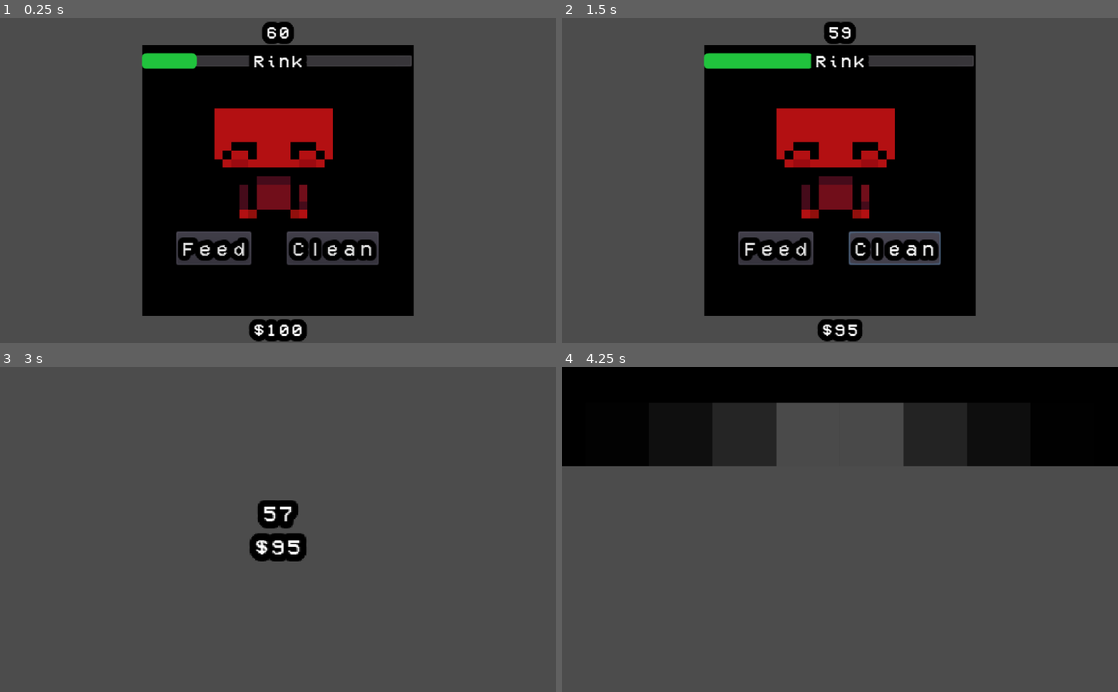
Above: before the commit, frames 1-4 (two rows, left to right).
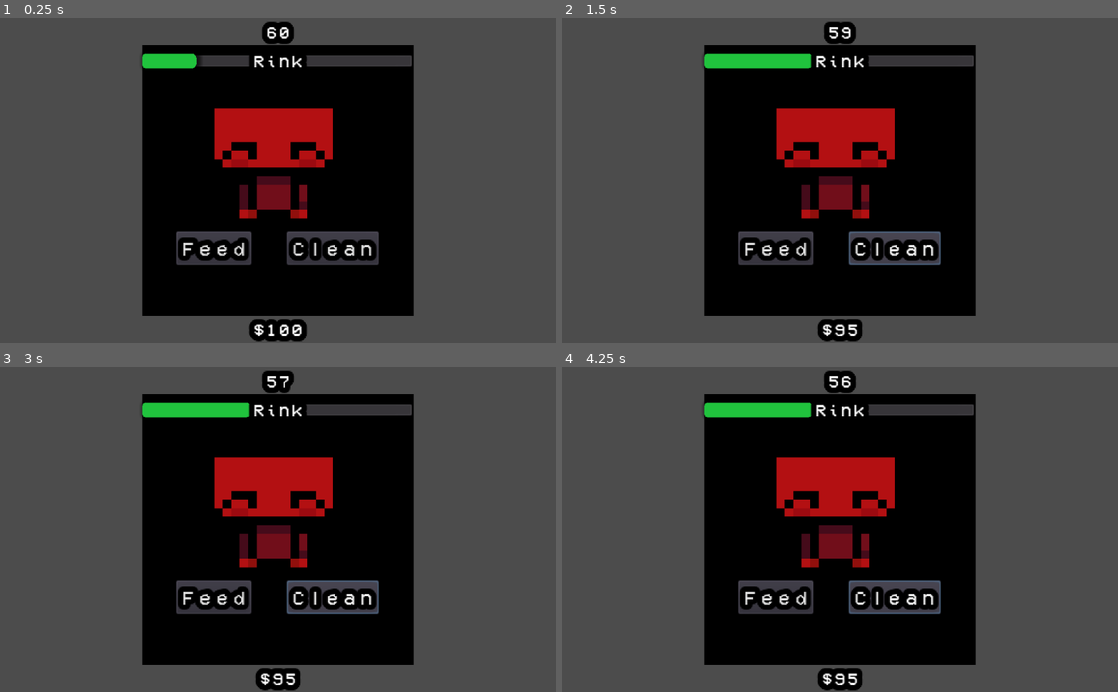
Above: after the commit, the same moments.

Repository: BinRoot/ludum-dare-52
Game: Godot game, scene res://Scenes/DayNightSystem.tscn
The game is run twice, just before and just after one commit, with the same random seed, the same clock (stepped at 60 frames per second) and the same inputs. The engine's default icon, where the game draws it, is replaced by a stand-in: a white triangle on a blue panel in a dark square.
Inputs:
- Up to frame 1 (0.25 s): no input
- Up to frame 2 (1.5 s): click "Feed" at 0.5 s; click "Clean" at 1.25 s
- Up to frame 3 (3 s): hold Up (ui_up) 2.03-2.78 s; tap Enter at 2.75 s; hold Down (ui_down) from 2.78 s (still down)
- Up to frame 4 (4.25 s): release Down (ui_down) at 3.53 s; hold Up (ui_up) from 3.53 s (still down)

The runs differ from the first frame. In frame 1, 0.1% of the frame differs, in the area x 25-36%, y 10-16%; in frame 2, 0.2%; in frame 3, 39%; in frame 4, 57%, in the area x 0-100%, y 0-100%.

Commit message:
added event log

Diff:
--- /dev/null
+++ b/Resources/ProgressBar.tres
@@ -0,0 +1,11 @@
+[gd_resource type="StyleBoxFlat" format=2]
+
+[resource]
+bg_color = Color( 0.129412, 0.768627, 0.243137, 1 )
+corner_radius_top_left = 4
+corner_radius_top_right = 4
+corner_radius_bottom_right = 4
+corner_radius_bottom_left = 4
+shadow_size = 5
+shadow_offset = Vector2( 2, 0 )
+anti_aliasing = false
--- a/Scenes/DayNightSystem.gd
+++ b/Scenes/DayNightSystem.gd
@@ -32,11 +32,14 @@
 
 func _on_GridTester_on_timeout():
 	current_state = State.Home
+	grid_tester.pause()
 	home_audio.play()
+	home.reset()
 	get_tree().call_group("day_audio", "stop")
 
 func _on_Home_on_exit():
 	current_state = State.Work
+	Globals.day_event_log = []
+	Globals.day_count += 1
 	home_audio.stop()
-	Globals.day_count += 1
 	grid_tester.init()
--- /dev/null
+++ b/Scenes/FamilyMember.gd
@@ -0,0 +1,17 @@
+extends Control
+
+onready var progress_bar : ProgressBar = $ProgressBar
+var health : int = 50
+
+func _ready():
+	pass
+
+
+func _process(delta):
+	progress_bar.value = health
+
+
+func _on_Button_pressed():
+	if Globals.money >= Globals.cost_feed:
+		Globals.money -= Globals.cost_feed
+		health = min(100, health + Globals.feed_heal)
--- a/Scenes/FamilyMember.tscn
+++ b/Scenes/FamilyMember.tscn
@@ -1,31 +1,34 @@
-[gd_scene load_steps=3 format=2]
+[gd_scene load_steps=5 format=2]
 
 [ext_resource path="res://icon.png" type="Texture" id=1]
 [ext_resource path="res://Resources/UIFont2_Small.tres" type="DynamicFont" id=2]
+[ext_resource path="res://Scenes/FamilyMember.gd" type="Script" id=3]
+[ext_resource path="res://Resources/ProgressBar.tres" type="StyleBox" id=4]
 
-[node name="FamilyMember" type="Node2D"]
+[node name="FamilyMember" type="Control"]
+margin_right = 300.0
+margin_bottom = 128.0
+script = ExtResource( 3 )
 
-[node name="Control" type="Control" parent="."]
-margin_right = 40.0
-margin_bottom = 40.0
+[node name="Button" type="Button" parent="."]
+margin_left = 160.0
+margin_top = 40.0
+margin_right = 231.0
+margin_bottom = 72.0
+custom_fonts/font = ExtResource( 2 )
+text = "Feed"
 
-[node name="TextureRect" type="TextureRect" parent="Control"]
-margin_right = 40.0
-margin_bottom = 40.0
+[node name="TextureRect" type="TextureRect" parent="."]
+margin_right = 64.0
+margin_bottom = 64.0
+rect_scale = Vector2( 2, 2 )
 texture = ExtResource( 1 )
 
-[node name="ProgressBar" type="ProgressBar" parent="Control"]
-margin_left = 88.0
-margin_top = 24.0
-margin_right = 288.0
-margin_bottom = 38.0
+[node name="ProgressBar" type="ProgressBar" parent="."]
+margin_right = 128.0
+margin_bottom = 20.0
+custom_styles/fg = ExtResource( 4 )
 value = 20.0
 percent_visible = false
 
-[node name="Button" type="Button" parent="."]
-margin_left = 320.0
-margin_top = 16.0
-margin_right = 391.0
-margin_bottom = 48.0
-custom_fonts/font = ExtResource( 2 )
-text = "Feed"
+[connection signal="pressed" from="Button" to="." method="_on_Button_pressed"]
--- a/Scenes/Grid.gd
+++ b/Scenes/Grid.gd
@@ -66,13 +66,10 @@
 
 func add_grid_unit(i, is_locked = false):
 	var grid_unit_inst = grid_unit_scene.instance()
+	grid_unit_inst.is_locked = is_locked
 	grid_unit_holder.add_child(grid_unit_inst)
 	grid_unit_inst.position.x += (grid_unit_inst.size.x + gap_between_grids) * (i % 3)
 	grid_unit_inst.position.y += (grid_unit_inst.size.y + gap_between_grids) * int(i / 3)
-	if is_locked:
-		grid_unit_inst.cost_replenish = Globals.cost_grid_unit
-	if is_locked:
-		grid_unit_inst.current_state = grid_unit_inst.State.VACANT
 	grid_unit_inst.connect("on_harvest", self, "_on_harvest")
 	grid_unit_inst.connect("on_harvest_attempted", self, "_on_harvest_attempted")
 	grid_unit_inst.connect("on_feed", self, "_on_feed")
--- a/Scenes/GridTester.gd
+++ b/Scenes/GridTester.gd
@@ -14,6 +14,9 @@
 func _ready():
 	grid.num_units = 1
 	update_camera(true)
+
+func pause():
+	day_count_timer.stop()
 
 func init():
 	time_left = Globals.init_time_left
@@ -50,11 +53,13 @@
 
 
 func _input(event):
-	if event.is_action_pressed("ui_up"):
-		buy_unit()
-	if event.is_action_pressed("ui_down"):
-		grid.num_units -= 1
-		update_camera()
+#	if event.is_action_pressed("ui_up"):
+#		buy_unit()
+#	if event.is_action_pressed("ui_down"):
+#		grid.num_units -= 1
+#		update_camera()
+	if event.is_action_pressed("ui_cancel"):
+		time_left = 0
 
 func buy_unit():
 	if Globals.money >= Globals.cost_grid_unit:
--- a/Scenes/GridUnit.gd
+++ b/Scenes/GridUnit.gd
@@ -34,6 +34,7 @@
 var harvest_earning = Globals.harvest_earning
 var is_new = false
 var cost_replenish = Globals.cost_replenish
+var is_locked : bool = false
 
 var num_poop : int = 0
 var names = ["Stevo", "Buzzly", "Ferret", "Pinecone", "Biscult", "Quaxter",
@@ -53,7 +54,7 @@
 func feed():
 	if Globals.money >= Globals.cost_feed:
 		emit_signal("on_feed")
-		health = min(100, health + 20)
+		health = min(100, health + Globals.feed_heal)
 
 func update_poop():
 	poop1.visible = false
@@ -111,7 +112,15 @@
 	health = 20
 	num_poop = 0
 	prisoner.reset()
-	current_state = State.OCCUPIED
+
+	if is_locked:
+		cost_replenish = Globals.cost_grid_unit
+	else:
+		cost_replenish = Globals.cost_replenish
+	if is_locked:
+		current_state = State.VACANT
+	else:
+		current_state = State.OCCUPIED
 	if is_new:
 		pass
 	rng.randomize()
@@ -129,6 +138,8 @@
 		rng.randf(),
 		1.0
 	)
+	if not is_locked:
+		Globals.eventLogNewUnit(unit_name)
 
 
 func _on_BuyButton_pressed():
--- a/Scenes/GridUnit.tscn
+++ b/Scenes/GridUnit.tscn
@@ -6,13 +6,7 @@
 [ext_resource path="res://Scenes/Poop.tscn" type="PackedScene" id=4]
 [ext_resource path="res://Resources/UIFont1.tres" type="DynamicFont" id=5]
 [ext_resource path="res://Resources/UIFont2_Small.tres" type="DynamicFont" id=6]
-
-[sub_resource type="StyleBoxFlat" id=1]
-bg_color = Color( 0.129412, 0.768627, 0.243137, 1 )
-corner_radius_top_left = 4
-corner_radius_top_right = 4
-corner_radius_bottom_right = 4
-corner_radius_bottom_left = 4
+[ext_resource path="res://Resources/ProgressBar.tres" type="StyleBox" id=7]
 
 [node name="GridUnit" type="Node2D" groups=["unit"]]
 script = ExtResource( 3 )
@@ -56,7 +50,7 @@
 margin_top = 8.0
 margin_right = 256.0
 margin_bottom = 22.0
-custom_styles/fg = SubResource( 1 )
+custom_styles/fg = ExtResource( 7 )
 value = 90.0
 percent_visible = false
 
--- a/Scenes/Home.gd
+++ b/Scenes/Home.gd
@@ -3,14 +3,26 @@
 signal on_exit
 
 onready var camera : Camera2D = $Camera2D
+onready var money_label : Label = $Control/MoneyLabel
+onready var event_log_holder : VBoxContainer = $Control/ScrollContainer/MarginContainer/EventLogHolder
+var dynamic_font = preload("res://Resources/UIFont2_Small.tres")
 
 func _ready():
-	pass # Replace with function body.
+	reset()
 
+func reset():
+	for child in event_log_holder.get_children():
+		event_log_holder.remove_child(child)
+	for event in Globals.day_event_log:
+		if event["type"] == "new_unit":
+			var l = Label.new()
+			l.text = "{0} joined".format([event["name"]])
+			l.add_font_override("font", dynamic_font)
+			event_log_holder.add_child(l)
+			l.margin_left = 10
 
-# Called every frame. 'delta' is the elapsed time since the previous frame.
-#func _process(delta):
-#	pass
+func _process(delta):
+	money_label.text = "${0}".format([Globals.money])
 
 func _on_Button_pressed():
 	emit_signal("on_exit")
--- a/Scenes/Home.tscn
+++ b/Scenes/Home.tscn
@@ -1,7 +1,20 @@
-[gd_scene load_steps=3 format=2]
+[gd_scene load_steps=5 format=2]
 
 [ext_resource path="res://Scenes/Home.gd" type="Script" id=1]
 [ext_resource path="res://Scenes/FamilyMember.tscn" type="PackedScene" id=2]
+[ext_resource path="res://Resources/UIFont1.tres" type="DynamicFont" id=3]
+
+[sub_resource type="StyleBoxFlat" id=1]
+content_margin_left = 20.0
+content_margin_top = 20.0
+bg_color = Color( 0.101961, 0.0862745, 0.0862745, 1 )
+border_width_left = 5
+border_width_top = 5
+border_width_right = 5
+border_width_bottom = 5
+border_color = Color( 0.745098, 0.745098, 0.745098, 1 )
+shadow_size = 15
+anti_aliasing = false
 
 [node name="Home" type="Node2D"]
 script = ExtResource( 1 )
@@ -13,48 +26,57 @@
 anchor_right = 1.0
 anchor_bottom = 1.0
 
-[node name="CenterContainer" type="CenterContainer" parent="Control"]
-anchor_left = 0.5
-anchor_top = 0.5
-anchor_right = 0.5
-anchor_bottom = 0.5
-margin_left = -22.0
-margin_top = -25.0
-margin_right = 22.0
-margin_bottom = 25.0
-
-[node name="VBoxContainer" type="VBoxContainer" parent="Control/CenterContainer"]
-margin_right = 44.0
-margin_bottom = 50.0
-
-[node name="Label" type="Label" parent="Control/CenterContainer/VBoxContainer"]
-margin_right = 44.0
-margin_bottom = 14.0
-text = "Mate"
-
-[node name="Label2" type="Label" parent="Control/CenterContainer/VBoxContainer"]
-margin_top = 18.0
-margin_right = 44.0
-margin_bottom = 32.0
-text = "Child 1"
-
-[node name="Label3" type="Label" parent="Control/CenterContainer/VBoxContainer"]
-margin_top = 36.0
-margin_right = 44.0
-margin_bottom = 50.0
-text = "Child 2"
-
-[node name="FamilyMember" parent="Control/CenterContainer/VBoxContainer" instance=ExtResource( 2 )]
-
 [node name="Button" type="Button" parent="Control"]
 anchor_left = 0.5
 anchor_top = 0.5
 anchor_right = 0.5
 anchor_bottom = 0.5
-margin_left = -23.5
-margin_top = 72.0
-margin_right = 23.5
-margin_bottom = 92.0
+margin_left = -40.0
+margin_top = 208.0
+margin_right = 40.0
+margin_bottom = 232.0
+custom_fonts/font = ExtResource( 3 )
 text = "Sleep"
 
+[node name="FamilyMember" parent="Control" instance=ExtResource( 2 )]
+margin_left = -352.0
+margin_top = -256.0
+margin_right = -352.0
+margin_bottom = -256.0
+
+[node name="FamilyMember2" parent="Control" instance=ExtResource( 2 )]
+margin_left = -352.0
+margin_top = -112.0
+margin_right = -352.0
+margin_bottom = -112.0
+
+[node name="FamilyMember3" parent="Control" instance=ExtResource( 2 )]
+margin_left = -352.0
+margin_top = 32.0
+margin_right = -352.0
+margin_bottom = 32.0
+
+[node name="MoneyLabel" type="Label" parent="Control"]
+margin_left = -448.0
+margin_top = 232.0
+margin_right = -408.0
+margin_bottom = 250.0
+custom_fonts/font = ExtResource( 3 )
+text = "$50"
+
+[node name="ScrollContainer" type="ScrollContainer" parent="Control"]
+margin_top = -256.0
+margin_right = 400.0
+margin_bottom = 144.0
+custom_styles/bg = SubResource( 1 )
+scroll_horizontal_enabled = false
+
+[node name="MarginContainer" type="MarginContainer" parent="Control/ScrollContainer"]
+margin_left = 20.0
+margin_top = 20.0
+margin_right = 20.0
+margin_bottom = 20.0
+
+[node name="EventLogHolder" type="VBoxContainer" parent="Control/ScrollContainer/MarginContainer"]
+
 [connection signal="pressed" from="Control/Button" to="." method="_on_Button_pressed"]
--- a/Scenes/Poop.tscn
+++ b/Scenes/Poop.tscn
@@ -45,5 +45,5 @@
 position = Vector2( 8, 0 )
 scale = Vector2( 4, 4 )
 frames = SubResource( 6 )
-frame = 3
+frame = 2
 playing = true
--- a/Scripts/Globals.gd
+++ b/Scripts/Globals.gd
@@ -4,10 +4,20 @@
 var cost_replenish : int = 50
 var cost_feed : int = 5
 var cost_grid_unit : int = 200
+var feed_heal : int = 20
 var init_time_left : int = 60
 var day_count : int = 1
 var harvest_earning : int = 200
 var harvested_units : Array = []
+var day_event_log : Array = []
 
 func _ready():
 	pass
+
+func eventLogNewUnit(unit_name : String):
+	day_event_log.append(
+		{
+			"type": "new_unit",
+			"name": unit_name
+		}
+	)
